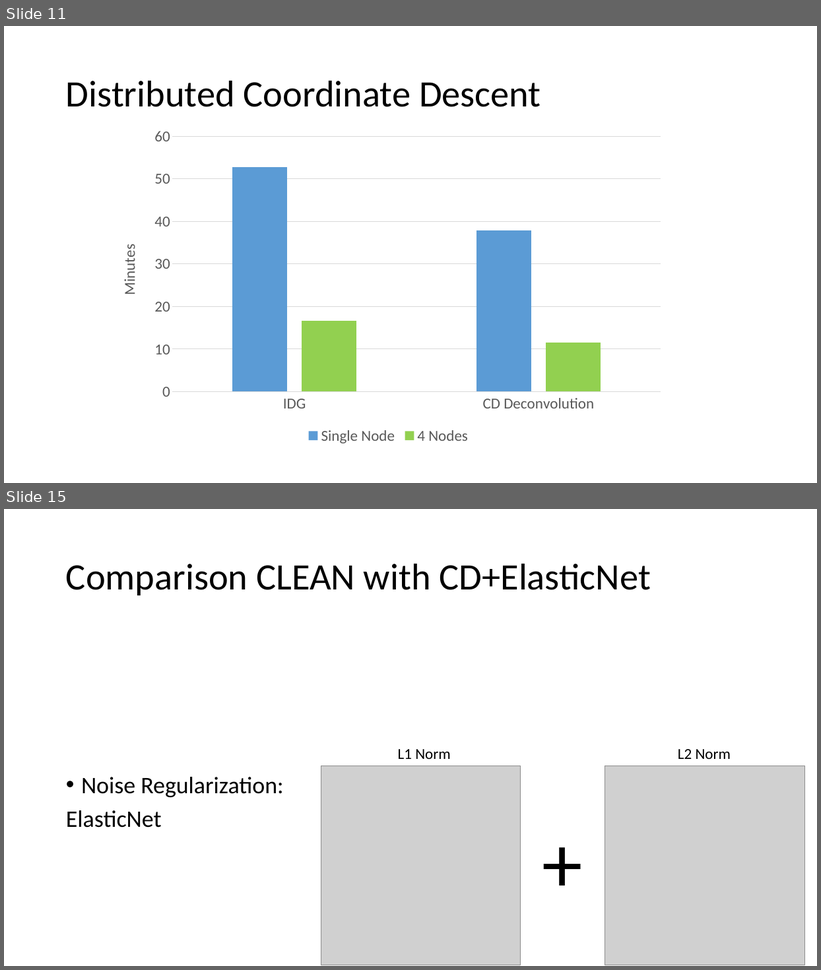
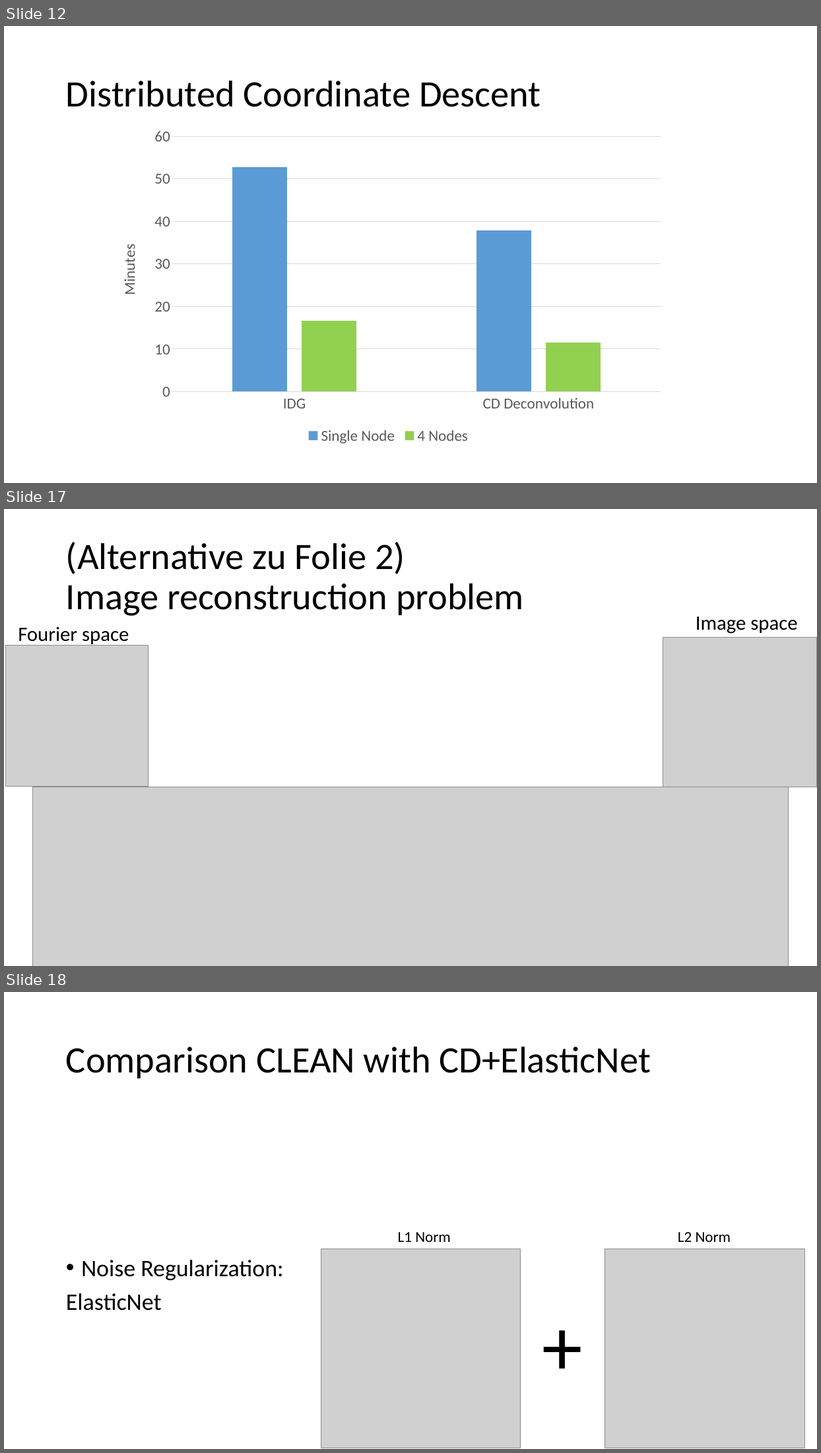
Before and after one commit to lord-blueberry/p9-doc, a slide deck: SKA-Days/pp.pptx. Shown one above the other, each under a label of ours: slides 11 and 15 before the commit, slides 12, 17 and 18 after it; the slides between them are not shown. The pictures are 821x970 and 821x1453 pixels, drawn with LibreOffice and Linux fonts; fonts in the diff are those of the drawing; grey boxes stand for pictures. Boxes give left, top, right and bottom in pixels: in the first picture for what was removed or moved away, otherwise in the second. Text is boxed around its words. In the diff, an @@ line names an element or a change of style, - is before the commit and + after.

```diff
--- a/SKA-Days/pp.pptx
+++ b/SKA-Days/pp.pptx
@@ slide 17 added at [4,509,817,966], background #FFFFFF @@
@@ title added at [66,542,524,616], 44 pt, text #000000 @@
+(Alternative zu Folie 2)
+Image reconstruction problem
@@ text added at [18,627,129,646], 24 pt, text #000000 @@
+Fourier space
@@ text added at [696,617,797,634], 24 pt, text #000000 @@
+Image space
@@ picture added at [6,646,148,787] @@
@@ picture added at [663,638,817,787] @@
@@ picture added at [32,787,789,966] @@
@@ what was slide 11 is now slide 12 @@
@@ what was slide 15 is now slide 18 @@
```
Also in this commit, not shown: 9 slides changed, 3 other slides added, 1 slide removed, 5 other files.
